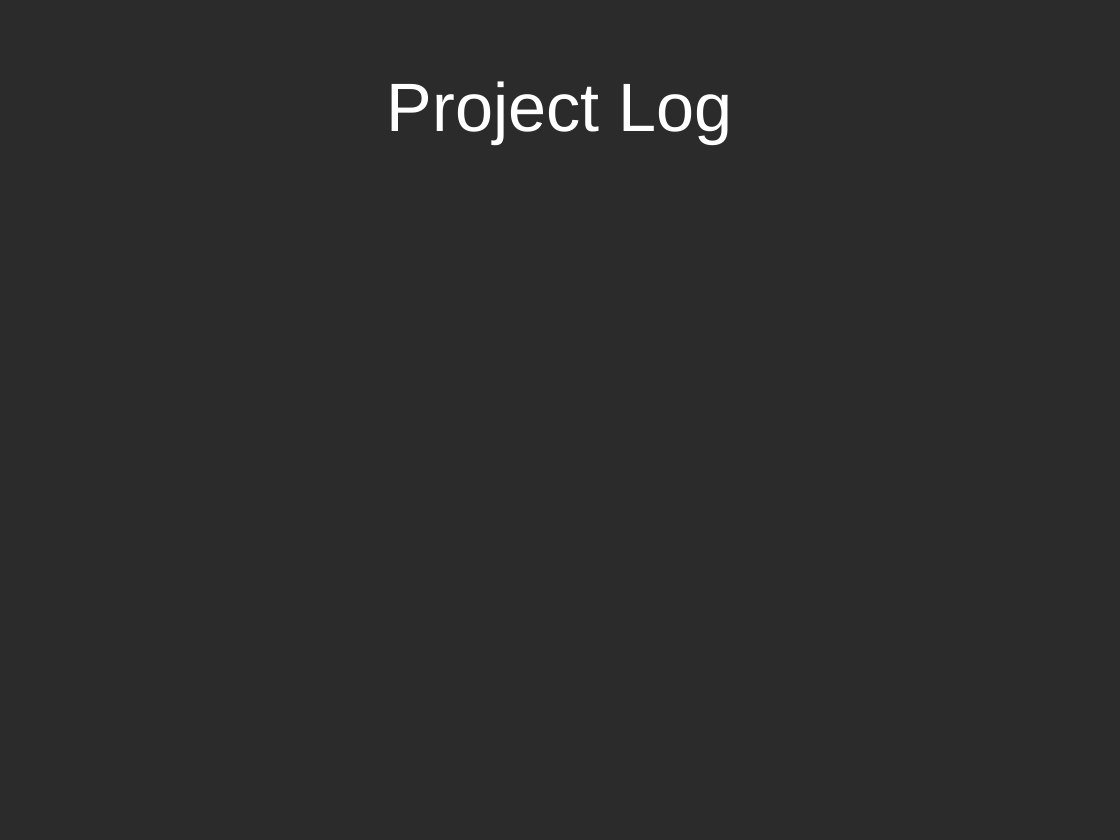
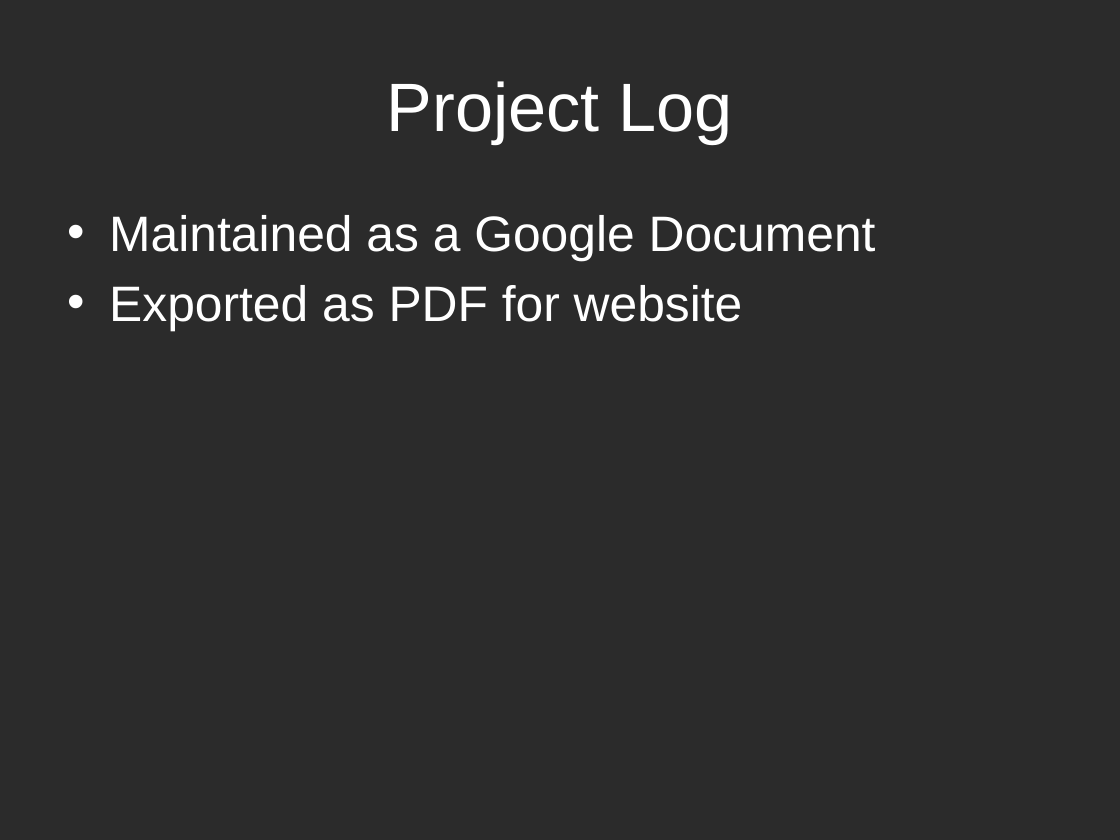
Before and after one commit to k0emt/macts, a slide deck: slide 18 of portfolio/PresentationInception.pptx (slide 22 before the commit). Drawn at 1120x840 pixels with LibreOffice and Linux fonts; fonts in the diff are those of the drawing; background and template pictures are left out; a plain dark background stands for a picture behind light text. Boxes give left, top, right and bottom in pixels: in the first picture for what was removed or moved away, otherwise in the second. Text is boxed around its words. In the diff, an @@ line names an element or a change of style, - is before the commit and + after.

```diff
--- a/portfolio/PresentationInception.pptx
+++ b/portfolio/PresentationInception.pptx
@@ text added at box(109, 215, 876, 331), 32 pt, text #FFFFFF @@
+• Maintained as a Google Document
+• Exported as PDF for website
```
Also in this commit, not shown: 15 other slides changed, 4 slides added, 8 slides removed, 4 other files.
